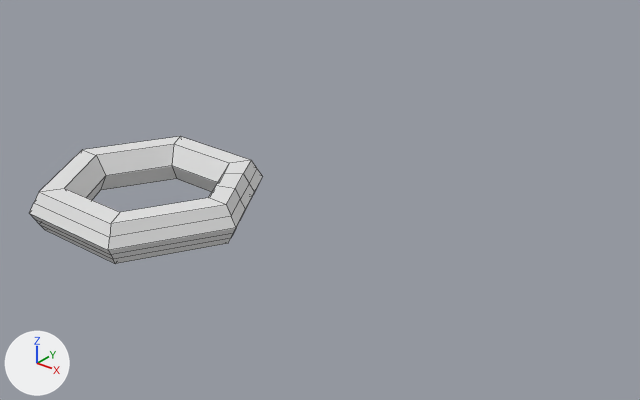
Renders of the Blender file Obj_Key_Normal_A .blend from each side of a commit.
Both versions are drawn from a 50 mm lens placed at (6.75, -5.55, 4.07), pointed at (1.54, 0.96, 0.03). Every picture has the same lights, and +X, +Y and +Z are marked at lower left. The first picture is the older version. Mesh edges are drawn as thin lines.
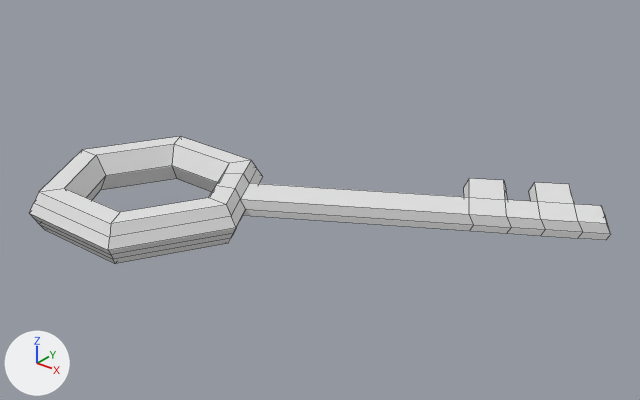
Commit message: Update Obj_Key_Normal_A .blend
long key part add

Where the change shows, as pixel boxes [x1, y1, x2, y2] in the pictures (640 x 400 px):
'Torus', reshaped (148% wider): before [29, 136, 263, 264]; after [29, 136, 611, 264]
part 1 of me_torus, built on: before [241, 184, 254, 209]; after [241, 178, 611, 240]

Edits to the bpy script that builds the scene:
```text
Change me_torus:
    used by ob_torus; location = (0.0, 0.0, 0.0)
    remove me_torus.from_pydata(...)  # 72 vertices, 72 faces; spans x -1.25..1.25, y -1.08..1.08, z -0.22..0.22
    add me_torus.from_pydata(...)  # 114 vertices, 114 faces; spans x -1.25..4.19, y -1.08..2.84, z -0.22..0.22
    me_torus part 1
    2 faces are deleted
    33 vertices are added at x 2.5..4.19, y 1.5..2.84, z -0.07..0.11
    9 new vertices lie (0.31, 0.18, 0.0) away from vertices in x 2.56..3.61, y 1.5..2.62, z -0.07..0.11
    44 new faces join them
```
